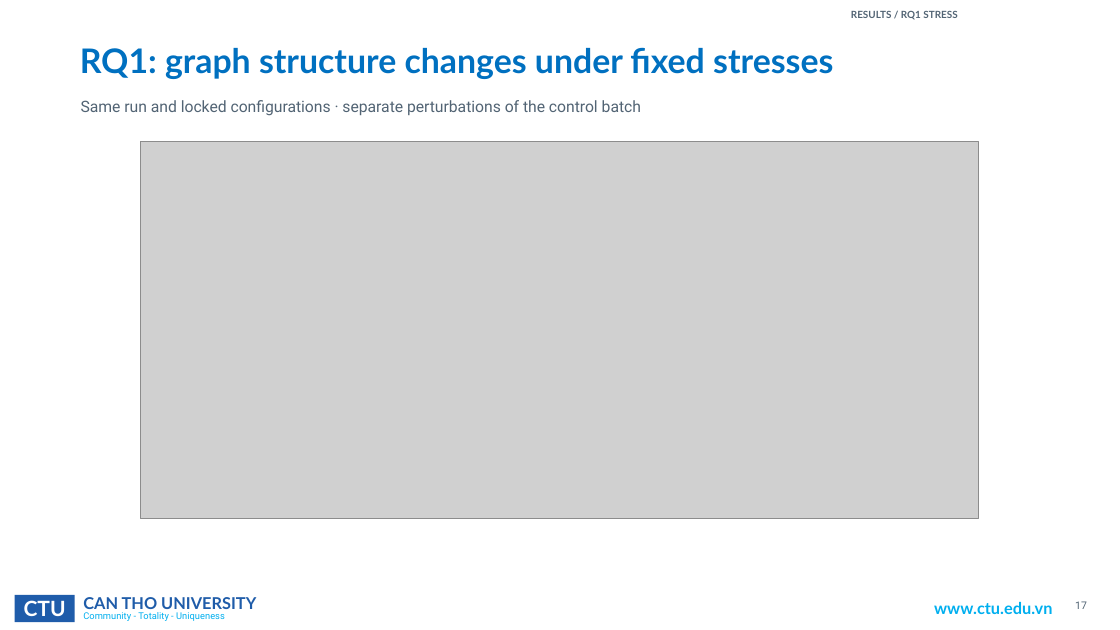
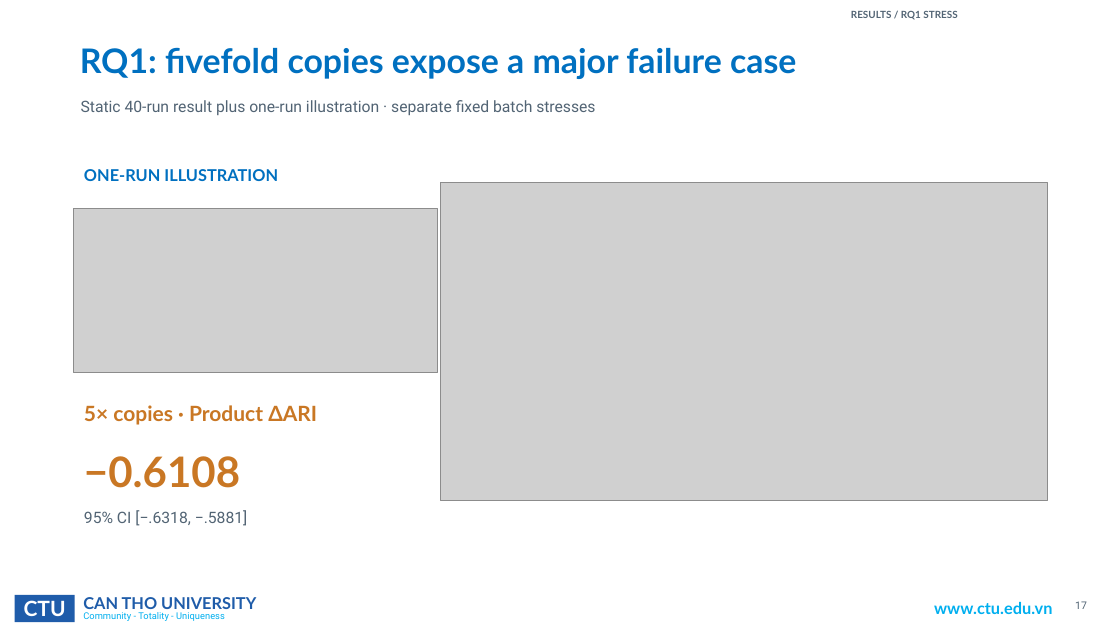
Before and after one commit to ngthtrong/nckh2, a slide deck: slide 17 of ISDS/ISDS2026_Paper_6444_Conference_Deck.pptx. Drawn at 1120x630 pixels with LibreOffice and Linux fonts; fonts in the diff are those of the drawing; grey boxes stand for pictures; background and template pictures are left out. Boxes give left, top, right and bottom in pixels: in the first picture for what was removed or moved away, otherwise in the second. Text is boxed around its words. In the diff, an @@ line names an element or a change of style, - is before the commit and + after.

```diff
--- a/ISDS/ISDS2026_Paper_6444_Conference_Deck.pptx
+++ b/ISDS/ISDS2026_Paper_6444_Conference_Deck.pptx
@@ text at (x1=80, y1=47, x2=796, y2=79): text changed @@
-RQ1: graph structure changes under fixed stresses
+RQ1: fivefold copies expose a major failure case
@@ text at (x1=81, y1=100, x2=595, y2=115): text changed @@
-Same run and locked configurations · separate perturbations of the control batch
+Static 40-run result plus one-run illustration · separate fixed batch stresses
@@ text added at (x1=84, y1=169, x2=278, y2=181), 14 pt, text #0070C0, bold @@
+ONE-RUN ILLUSTRATION
@@ picture resized from (x1=140, y1=141, x2=979, y2=518) to (x1=73, y1=208, x2=438, y2=372) @@
@@ picture added at (x1=440, y1=182, x2=1048, y2=501) @@
@@ text added at (x1=84, y1=405, x2=317, y2=425), 18 pt, text #C97724, bold @@
+5× copies · Product ΔARI
@@ text added at (x1=84, y1=456, x2=240, y2=488), 36 pt, text #C97724, bold @@
+−0.6108
@@ text added at (x1=84, y1=510, x2=248, y2=526), 13.5 pt, text #526474 @@
+95% CI [−.6318, −.5881]
```
Also in this commit, not shown: 14 other slides changed, 1 slide added, 1 slide removed, 51 other files.
